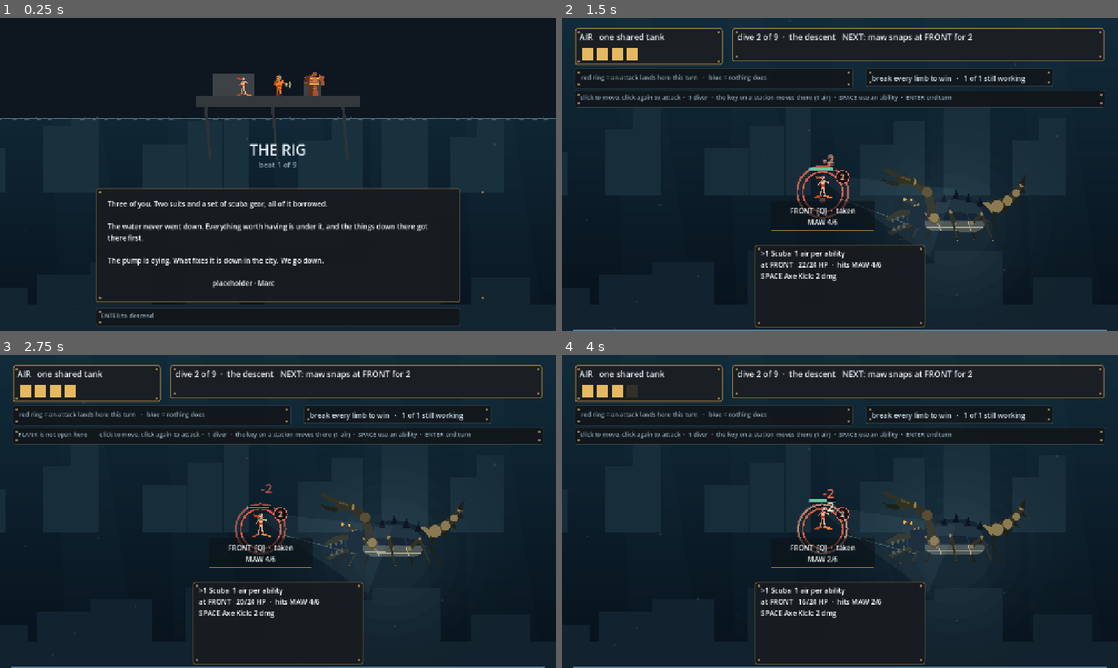
Above: before the commit, frames 1-4 (two rows, left to right).
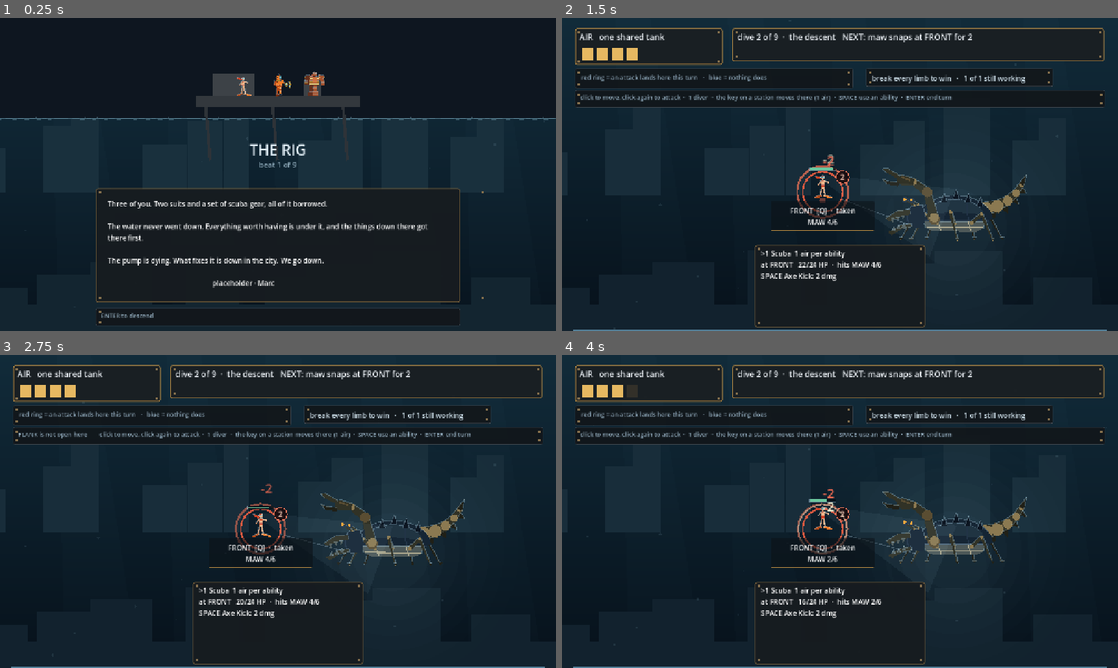
Above: after the commit, the same moments.

Repository: ImmortalDemonGod/salvage
Game: Godot game, scene res://game/main.tscn
The game is run twice, just before and just after one commit, with the same random seed, the same clock (stepped at 60 frames per second) and the same inputs.
Inputs (mouse positions are in pixels of both pictures, inside the frame that each line leads up to):
- Up to frame 1 (0.25 s): no input
- Up to frame 2 (1.5 s): tap Enter at 0.5, 1.25 s; move the mouse to (962, 158) at 0.52 s; hold W 0.53-1.25 s; tap 1 at 0.6 s; click (962, 158) at 0.67 s; tap Space at 0.77 s; drag from (728, 190) to (812, 237) at 1.27 s
- Up to frame 3 (2.75 s): tap Enter at 2 s; move the mouse to (333, 442) at 2.02 s; hold W from 2.03 s (still down); tap 3 at 2.1 s
- Up to frame 4 (4 s): release W at 2.75 s; tap Enter at 2.75, 3.5 s; drag from (812, 574) to (673, 464) at 2.77 s; move the mouse to (1006, 558) at 3.52 s; tap Q at 3.6 s; tap Space at 3.77 s

The runs differ from the first frame. In frame 1, 0.1% of the frame differs, in the area x 42-59%, y 17-25%; in frame 2, 0.4%, in the area x 45-84%, y 47-71%; in frame 3, 0.4%; in frame 4, 0.4%.

Commit message:
give every shape a lit edge
The divers carry lamps and the lamps landed on flat filled polygons that
showed no sign of being lit. Rim light lives in _poly rather than in each
creature: every edge of every shape that faces upward catches a little of
it, so one change gives it to all four enemies, all three divers and the
rig at once, and anything drawn later gets it for free.

Diff:
--- a/game/art.gd
+++ b/game/art.gd
@@ -140,6 +140,22 @@
 # a placeholder, but a LONG one and a SQUAT one read as different bodies,
 # which is the thing the station design is being tested against.
 static var tint := Color(1, 1, 1)
+static var rim := Color(0.72, 0.88, 0.96, 0.30)
+
+# the upward-facing edges of a shape, lit. Cheap, and it is what turns a
+# flat fill into something with a top and a bottom.
+static func _rimlight(ci: CanvasItem, pts: PackedVector2Array) -> void:
+	if pts.size() < 3 or rim.a <= 0.0:
+		return
+	var mid := 0.0
+	for pt in pts:
+		mid += pt.y
+	mid /= float(pts.size())
+	for i in range(pts.size()):
+		var a: Vector2 = pts[i]
+		var b: Vector2 = pts[(i + 1) % pts.size()]
+		if (a.y + b.y) * 0.5 < mid:
+			ci.draw_line(a, b, rim, 2.0)
 static var stretch := 1.0
 
 static func _poly(ci: CanvasItem, xf: Transform2D, local: Array, col: Color) -> void:
@@ -151,8 +167,10 @@
 		var hull: PackedVector2Array = Geometry2D.convex_hull(pts)
 		if hull.size() >= 3:
 			ci.draw_colored_polygon(hull, col * tint)
+			_rimlight(ci, hull)
 		return
 	ci.draw_colored_polygon(pts, col * tint)
+	_rimlight(ci, pts)
 
 
 static func _box(ci: CanvasItem, xf: Transform2D, x0: float, y0: float, x1: float, y1: float, col: Color) -> void:
